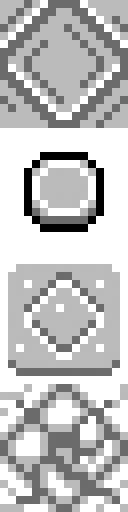
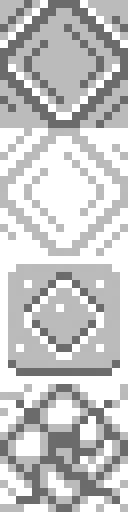
Comparing the layer stacks of the two 128x512 images. Changes:
added layer "bw" above "Background" over [0, 128, 128, 256]
